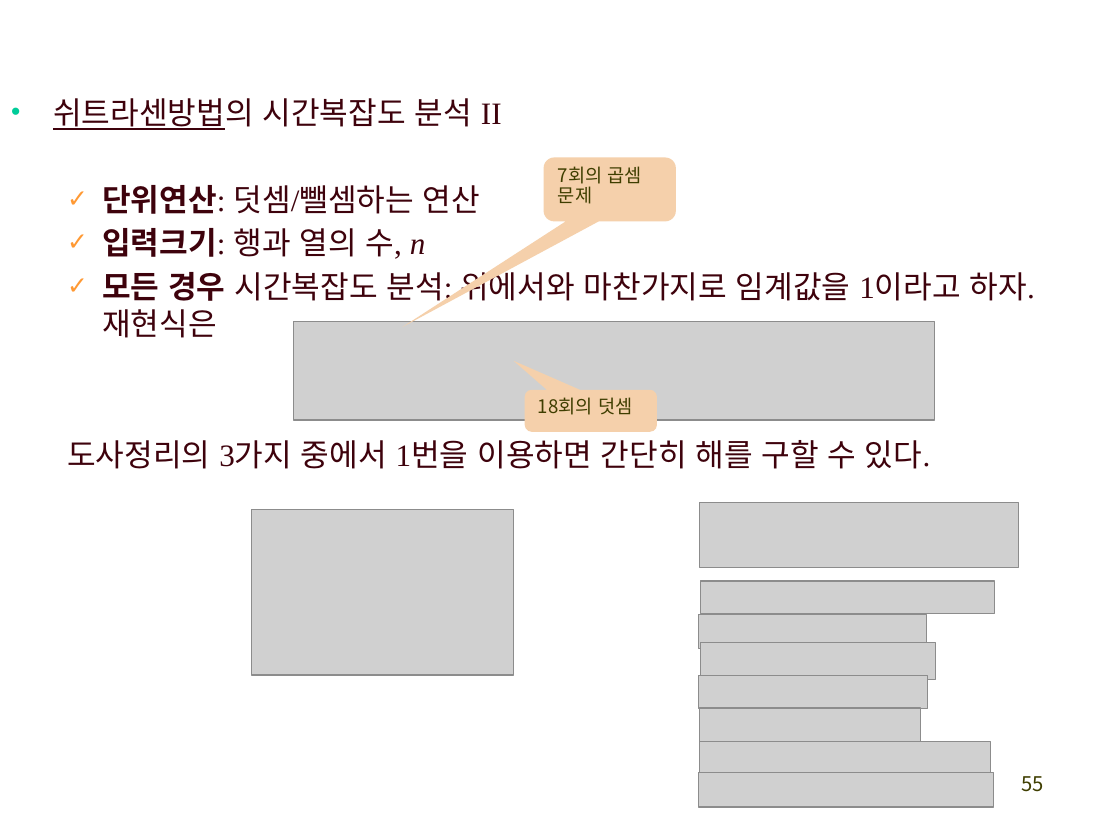
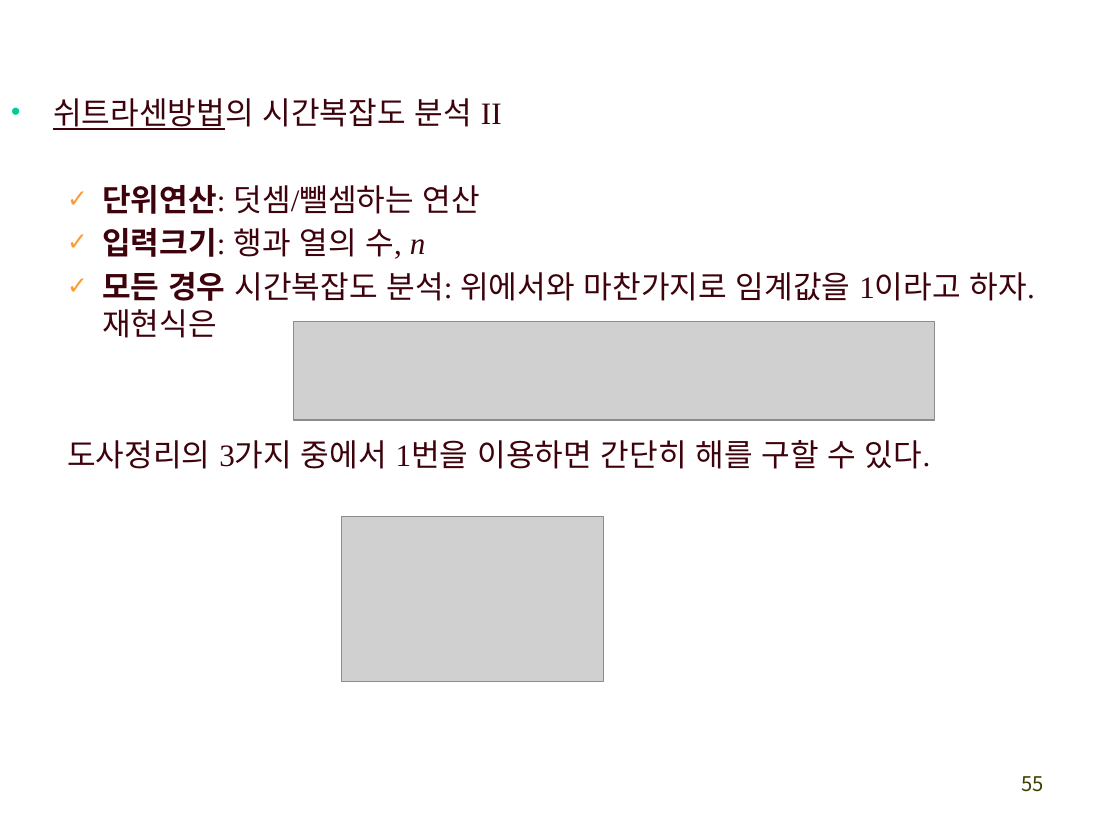
Before and after one commit to exopas95/Algorithms, a slide deck: slide 55 of Lecture Note/ch2_divide_conquer.pptx. Drawn at 1120x840 pixels with LibreOffice and Linux fonts; fonts in the diff are those of the drawing; grey boxes stand for pictures. Boxes give left, top, right and bottom in pixels: in the first picture for what was removed or moved away, otherwise in the second. Text is boxed around its words. In the diff, an @@ line names an element or a change of style, - is before the commit and + after.

```diff
--- a/Lecture Note/ch2_divide_conquer.pptx
+++ b/Lecture Note/ch2_divide_conquer.pptx
@@ rounded speech box removed at [543,158,675,222] @@
-7회의 곱셈 문제
@@ rounded speech box removed at [525,390,657,432] @@
-18회의 덧셈
@@ picture removed at [700,502,1018,567] @@
@@ picture: place and size @@
-picture at [251,510,513,675]
+picture at [342,516,604,682]
@@ picture removed at [700,581,993,614] @@
@@ picture removed at [699,615,926,648] @@
@@ picture removed at [700,643,935,680] @@
@@ picture removed at [699,675,927,709] @@
@@ picture removed at [699,708,921,743] @@
@@ picture removed at [700,741,990,776] @@
@@ picture removed at [699,773,993,808] @@
```
Also in this commit, not shown: 18 other slides changed.
